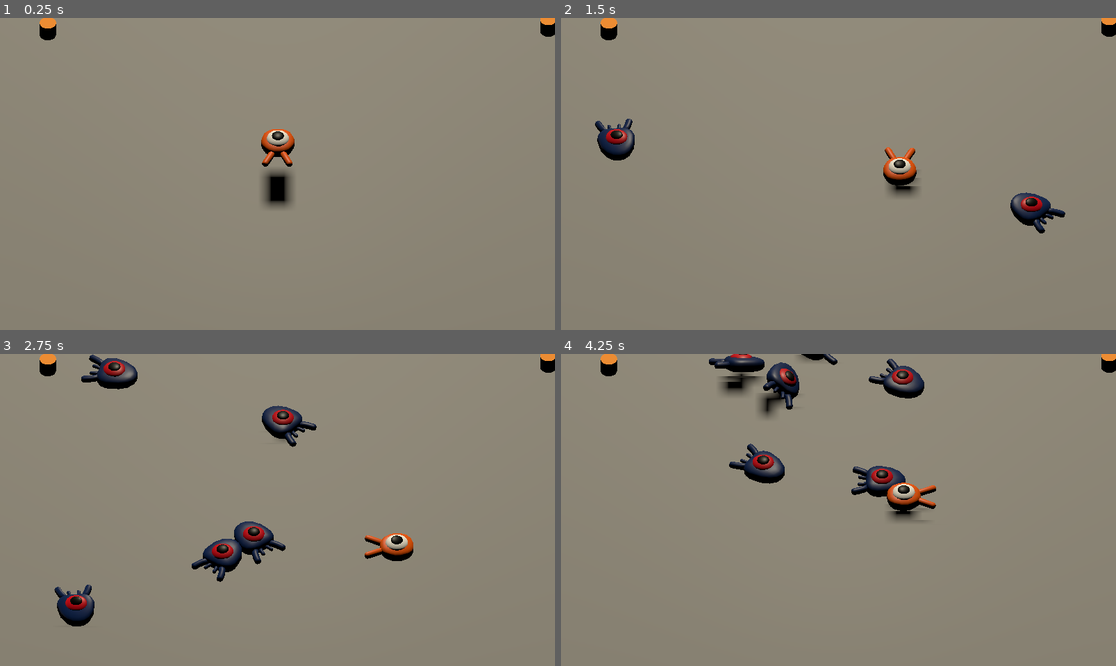
Above: before the commit, frames 1-4 (two rows, left to right).
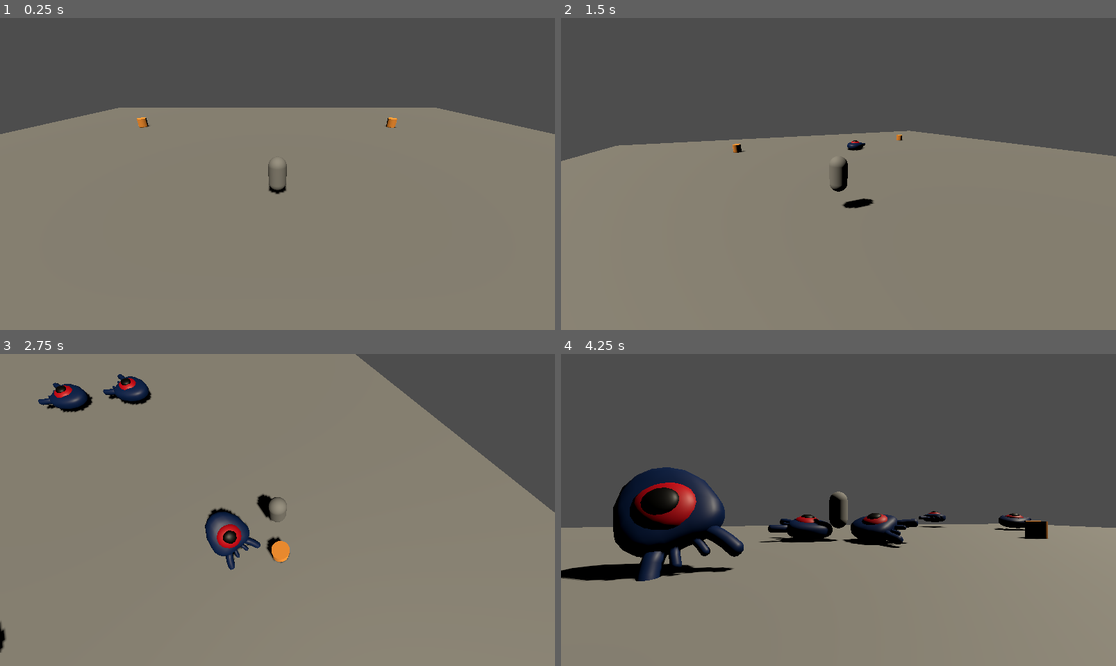
Above: after the commit, the same moments.

Repository: o4ugDF54PlqU/DalSegno-Godot
Game: Godot game, scene res://scenes/levels/Trash's_Debug_Level.tscn
The game is run twice, just before and just after one commit, with the same random seed, the same clock (stepped at 60 frames per second) and the same inputs. Before the commit the project starts from res://scenes/node_3d.tscn.
Inputs (mouse positions are in pixels of both pictures, inside the frame that each line leads up to):
- Up to frame 1 (0.25 s): no input
- Up to frame 2 (1.5 s): move the mouse to (960, 158) at 0.52 s; hold Right (move_right) 0.53-1.28 s; tap Space (jump) at 0.6, 0.77, 1.07, 1.35 s; move the mouse to (727, 189) at 1.27 s; hold Down (move_back) from 1.28 s (still down)
- Up to frame 3 (2.75 s): tap Space (jump) at 1.52, 1.82, 2.1 s; move the mouse to (333, 441) at 2.02 s; release Down (move_back) at 2.03 s; hold Right (move_right) from 2.03 s (still down)
- Up to frame 4 (4.25 s): move the mouse to (810, 572) at 2.77 s; release Right (move_right) at 2.78 s; hold Up (move_forward) 2.78-3.53 s; tap Space (jump) at 2.85, 3.02, 3.32, 3.6, 3.77, 4.07 s; move the mouse to (1005, 556) at 3.52 s; hold Left (move_left) from 3.53 s (still down)

The runs differ from the first frame. In frame 1, 32% of the frame differs, in the area x 0-100%, y 0-61%; in frame 2, 42%; in frame 3, 15%; in frame 4, 59%, in the area x 0-100%, y 0-73%.

Commit message:
Rework for free camera and player movement
Created a new debug level, and a new player (model is a capsule). Old player and level are left but cannot be accedded outside of the Godot editor. Reworked camera completely.

Diff:
--- a/project.godot
+++ b/project.godot
@@ -11,9 +11,13 @@
 [application]
 
 config/name="Dal Segno"
-run/main_scene="res://scenes/node_3d.tscn"
+run/main_scene="res://scenes/levels/Trash's_Debug_Level.tscn"
 config/features=PackedStringArray("4.1", "Forward Plus")
 config/icon="res://icon.svg"
+
+[filesystem]
+
+import/fbx/enabled=false
 
 [input]
 
--- /dev/null
+++ b/scenes/TrashPlayer.tscn
@@ -0,0 +1,20 @@
+[gd_scene load_steps=4 format=3 uid="uid://bw88bndohii83"]
+
+[ext_resource type="Script" path="res://scripts/TrashPlayerMovement.gd" id="1_salso"]
+
+[sub_resource type="CapsuleMesh" id="CapsuleMesh_7npfj"]
+
+[sub_resource type="BoxShape3D" id="BoxShape3D_3sh18"]
+size = Vector3(1, 1.9715, 1)
+
+[node name="TrashPlayer" type="CharacterBody3D"]
+script = ExtResource("1_salso")
+
+[node name="Node3D" type="Node3D" parent="."]
+
+[node name="Model" type="MeshInstance3D" parent="Node3D"]
+mesh = SubResource("CapsuleMesh_7npfj")
+skeleton = NodePath("../..")
+
+[node name="CollisionShape3D" type="CollisionShape3D" parent="."]
+shape = SubResource("BoxShape3D_3sh18")
--- /dev/null
+++ b/scenes/levels/Trash's_Debug_Level.tscn
@@ -0,0 +1,83 @@
+[gd_scene load_steps=10 format=3 uid="uid://chf8vk1kef3ty"]
+
+[ext_resource type="Script" path="res://scripts/main.gd" id="1_52o2x"]
+[ext_resource type="PackedScene" uid="uid://cumcvd30qa27j" path="res://scenes/npc.tscn" id="2_wswe1"]
+[ext_resource type="PackedScene" uid="uid://bw88bndohii83" path="res://scenes/TrashPlayer.tscn" id="3_ubot0"]
+[ext_resource type="Script" path="res://scripts/PlayerCamera.gd" id="4_yw0q3"]
+
+[sub_resource type="BoxShape3D" id="BoxShape3D_o3pf4"]
+size = Vector3(60, 2, 60)
+
+[sub_resource type="BoxMesh" id="BoxMesh_v8se1"]
+size = Vector3(60, 2, 60)
+
+[sub_resource type="StandardMaterial3D" id="StandardMaterial3D_4hwvj"]
+albedo_color = Color(1, 0.611765, 0.219608, 1)
+
+[sub_resource type="CylinderMesh" id="CylinderMesh_5iewd"]
+material = SubResource("StandardMaterial3D_4hwvj")
+
+[sub_resource type="Curve3D" id="Curve3D_kc76i"]
+_data = {
+"points": PackedVector3Array(0, 0, 0, 0, 0, 0, -14.5812, 0, -11.9716, 0, 0, 0, 0, 0, 0, 16.2846, 0, -12.5037, 0, 0, 0, 0, 0, 0, 16.3607, 0, 14.941, 0, 0, 0, 0, 0, 0, -14.049, 0, 15.093, 0, 0, 0, 0, 0, 0, -14.5812, 0, -11.9716),
+"tilts": PackedFloat32Array(0, 0, 0, 0, 0)
+}
+point_count = 5
+
+[node name="Node3D" type="Node3D"]
+script = ExtResource("1_52o2x")
+npc_scene = ExtResource("2_wswe1")
+
+[node name="Camera3D" type="Camera3D" parent="."]
+script = ExtResource("4_yw0q3")
+
+[node name="Ground" type="StaticBody3D" parent="."]
+transform = Transform3D(1, 0, 0, 0, 1, 0, 0, 0, 1, 0, -1, 0)
+
+[node name="CollisionShape3D" type="CollisionShape3D" parent="Ground"]
+shape = SubResource("BoxShape3D_o3pf4")
+
+[node name="MeshInstance3D" type="MeshInstance3D" parent="Ground"]
+mesh = SubResource("BoxMesh_v8se1")
+
+[node name="DirectionalLight3D" type="DirectionalLight3D" parent="."]
+transform = Transform3D(1, 0, 0, 0, -0.600155, 0.799884, 0, -0.799884, -0.600155, 0, 15.2752, 0)
+light_color = Color(1, 0.956863, 0.85098, 1)
+shadow_enabled = true
+
+[node name="Player" parent="." instance=ExtResource("3_ubot0")]
+transform = Transform3D(1, 0, 0, 0, 1, 0, 0, 0, 1, 0, 1, 0)
+
+[node name="cylinders" type="Node3D" parent="."]
+
+[node name="MeshInstance3D" type="MeshInstance3D" parent="cylinders"]
+transform = Transform3D(1, 0, 0, 0, 1, 0, 0, 0, 1, -13.9885, 0, -12.0118)
+mesh = SubResource("CylinderMesh_5iewd")
+skeleton = NodePath("../..")
+
+[node name="MeshInstance3D2" type="MeshInstance3D" parent="cylinders"]
+transform = Transform3D(1, 0, 0, 0, 1, 0, 0, 0, 1, -13.9124, 0, 14.9768)
+mesh = SubResource("CylinderMesh_5iewd")
+skeleton = NodePath("../..")
+
+[node name="MeshInstance3D3" type="MeshInstance3D" parent="cylinders"]
+transform = Transform3D(1, 0, 0, 0, 1, 0, 0, 0, 1, 16.4972, 0, 15.0528)
+mesh = SubResource("CylinderMesh_5iewd")
+skeleton = NodePath("../..")
+
+[node name="MeshInstance3D4" type="MeshInstance3D" parent="cylinders"]
+transform = Transform3D(1, 0, 0, 0, 1, 0, 0, 0, 1, 16.4972, 0, -12.3159)
+mesh = SubResource("CylinderMesh_5iewd")
+skeleton = NodePath("../..")
+
+[node name="SpawnPath" type="Path3D" parent="."]
+curve = SubResource("Curve3D_kc76i")
+
+[node name="SpawnLocation" type="PathFollow3D" parent="SpawnPath"]
+transform = Transform3D(0.0172365, 0, -0.999851, 0, 1, 0, 0.999851, 0, 0.0172365, -14.5812, 0, -11.9716)
+
+[node name="SpawnTimer" type="Timer" parent="."]
+wait_time = 0.5
+autostart = true
+
+[connection signal="timeout" from="SpawnTimer" to="." method="_on_spawn_timer_timeout"]
--- a/scenes/player.tscn
+++ b/scenes/player.tscn
@@ -6,7 +6,7 @@
 [sub_resource type="SphereShape3D" id="SphereShape3D_ghoxu"]
 radius = 0.8
 
-[node name="Player" type="CharacterBody3D"]
+[node name="player" type="CharacterBody3D"]
 script = ExtResource("1_m1xfa")
 
 [node name="Pivot" type="Node3D" parent="."]
--- /dev/null
+++ b/scripts/PlayerCamera.gd
@@ -0,0 +1,42 @@
+extends Camera3D
+
+var player # References the player within this script
+var offset = Vector3(0, 5, -10) # These values are XYZ coordinates saying how far away the camera should be from the player
+var mouse_sensitivity = 0.005 # Should be self explanitory
+var horizontal_angle = 0 # Stores the camera's current rotation. 0 by default.
+var vertical_angle = 0 # See above
+
+var is_mouse_captured = true # Public variable to keep the mouse trapped inside the game. Turn this off inside of menus.
+var invert_y_axis = false # Public variable to say whether you're playing with inverted controls or not. Should be moved to a config file.
+
+func _ready():
+	player = get_parent().get_node("Player") # This code only works if the camera and player are siblings. Please keep in mind if you plan on changing heirarchy.
+
+func _input(event): # Godot doesn't have mouse inputs as a standardized input method, so this code is necessary to make it read mouse movements
+	if event is InputEventMouseMotion:
+		horizontal_angle -= event.relative.y * mouse_sensitivity
+		vertical_angle -= event.relative.x * mouse_sensitivity
+		horizontal_angle = clamp(horizontal_angle, -PI / 2, PI / 3) # This prevents the camera from wrapping around the characture vertically (up/down), so continuing to scroll up locks it as direcly above the player
+
+func _process(delta): # This will make an error in the debugger for going unused, as it does literally nothing unless something goes wrong
+	if player == null: # Debug checker to make sure it's actually finding a player to follow. If it doesn't, it should print the line below in the console.
+		print("Player node not found.")
+		return
+
+	if is_mouse_captured: # This code actually handles the mouse capturing, based on the true/false state of the is_mouse_captured variable
+		Input.set_mouse_mode(Input.MOUSE_MODE_CAPTURED)
+	else:
+		Input.set_mouse_mode(Input.MOUSE_MODE_VISIBLE)
+
+	var basis = Basis(Vector3(0, 1, 0), vertical_angle) * Basis(Vector3(1, 0, 0), horizontal_angle).orthonormalized() # creates a variable "basis" from the camera's angle, used for calculations below
+
+	var camera_position = player.global_transform.origin + basis * offset # This code uses the player position to place the camera, forcing it to remain the distance defined by Offset.
+
+	global_transform.origin = camera_position # Sets the camera's transformation origin to its current position
+
+	look_at(player.global_transform.origin, Vector3.UP) # Forces the camera to look at the player
+
+# Future gamepad code, may or may not work.
+# var gamepad_input = Vector2(Input.get_joy_axis(0, JOY_AXIS_2), Input.get_joy_axis(0, JOY_AXIS_3))
+# horizontal_angle -= gamepad_input.x * gamepad_sensitivity
+# vertical_angle -= gamepad_input.y * gamepad_sensitivity
--- /dev/null
+++ b/scripts/TrashPlayerMovement.gd
@@ -0,0 +1,44 @@
+extends CharacterBody3D
+
+@export var speed : float = 10
+@export var jump_height : float = 13
+@export var gravity : float = 27.3
+
+# Declare a variable to hold the camera reference
+var camera
+
+func _enter_tree(): # This finds the camera so that we can use it to determine which way is "forward" during movement
+	camera = get_node("/root/Node3D/Camera3D") # Please make sure the camera in any scene is the child of only the root
+
+func _physics_process(delta):
+	var direction = Vector3()
+
+	# Check for input actions and update direction vector
+	if Input.is_action_pressed('move_forward'):
+		direction.z -= 1
+	if Input.is_action_pressed('move_back'):
+		direction.z += 1
+	if Input.is_action_pressed('move_left'):
+		direction.x -= 1
+	if Input.is_action_pressed('move_right'):
+		direction.x += 1
+
+	# Normalize the direction vector
+	if direction.length() > 0: # If you're trying to move
+		direction = direction.normalized()
+
+		direction = direction.rotated(Vector3.UP, camera.rotation.y) # Rotates your direction based on where the camera is facing
+		direction = direction.rotated(Vector3.RIGHT, camera.rotation.x) # see above
+
+		velocity.x = direction.x * speed
+		velocity.z = direction.z * speed
+	else: # If you're not moving, stop moving
+		velocity.x = 0
+		velocity.z = 0
+
+	velocity.y -= gravity * delta # You fall at the speed of gravity, and you accelerate over time
+
+	if is_on_floor() and Input.is_action_just_pressed('jump'): # You only jump if you're on the ground and press the jump button
+		velocity.y = jump_height
+
+	move_and_slide() # This is the kind of movement we're doing, since we have physics and such
--- a/scripts/main.gd
+++ b/scripts/main.gd
@@ -15,7 +15,6 @@
 func _on_spawn_timer_timeout():
 	# Create a new instance of the Mob scene.
 	var npc = npc_scene.instantiate()
-
 	# Choose a random location on the SpawnPath.
 	# We store the reference to the SpawnLocation node.
 	var npc_spawn_location = get_node("SpawnPath/SpawnLocation")
Renamed: scenes/node_3d.tscn -> scenes/levels/node_3d.tscn
Not shown, added: scenes/levels/Tra49EA.tmp
Not shown, added: scenes/levels/TraD114.tmp
